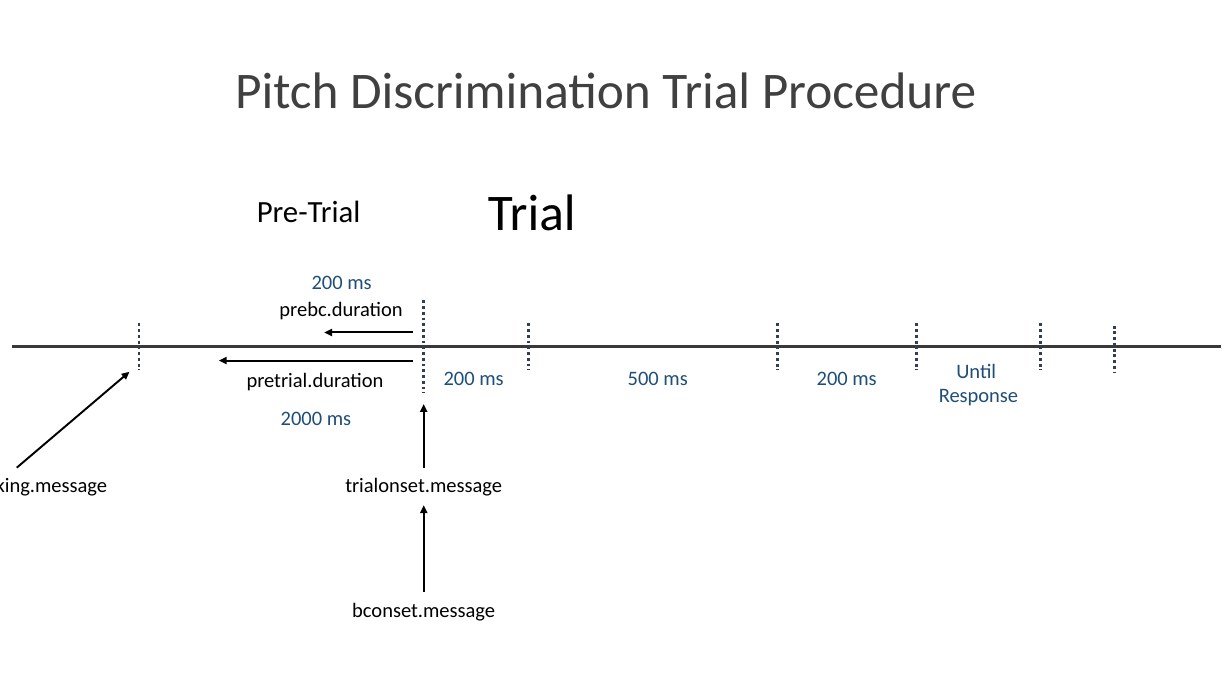
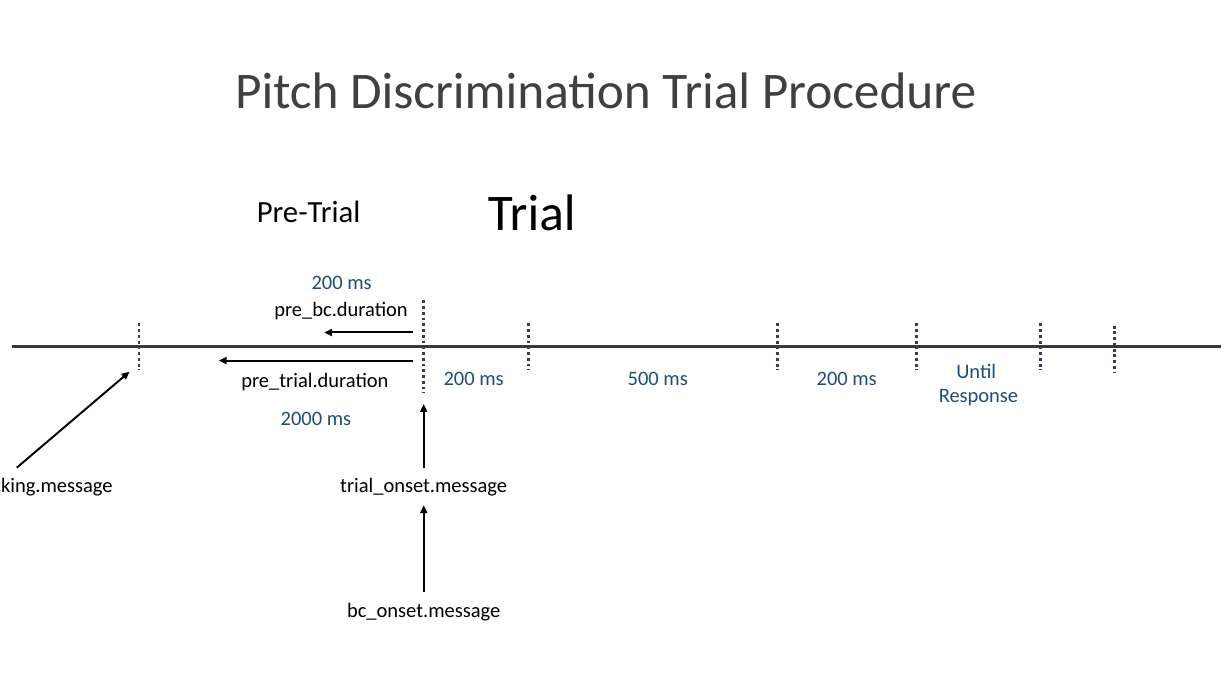
Before and after one commit to dr-JT/pupillometry, a slide deck: slide 4 of trialmarkers.pptx. Drawn at 1232x693 pixels with LibreOffice and Linux fonts; fonts in the diff are those of the drawing. Boxes give left, top, right and bottom in pixels: in the first picture for what was removed or moved away, otherwise in the second. Text is boxed around its words. In the diff, an @@ line names an element or a change of style, - is before the commit and + after.

```diff
--- a/trialmarkers.pptx
+++ b/trialmarkers.pptx
@@ text at [274, 301, 407, 320]: text changed @@
-prebc.duration
+pre_bc.duration
@@ text at [241, 372, 388, 391]: text changed @@
-pretrial.duration
+pre_trial.duration
@@ text at [0, 477, 112, 496]: text changed @@
-starttracking.message
+start_tracking.message
@@ text at [340, 477, 507, 496]: text changed @@
-trialonset.message
+trial_onset.message
@@ text at [347, 602, 500, 621]: text changed @@
-bconset.message
+bc_onset.message
```
Also in this commit, not shown: 4 other slides changed, 9 other files.
